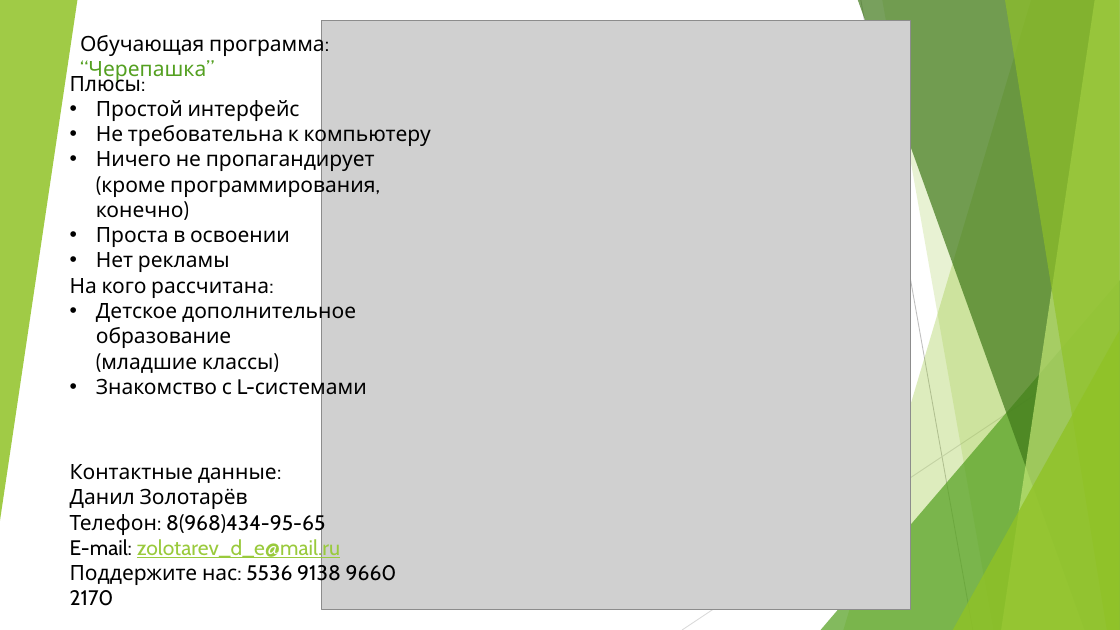
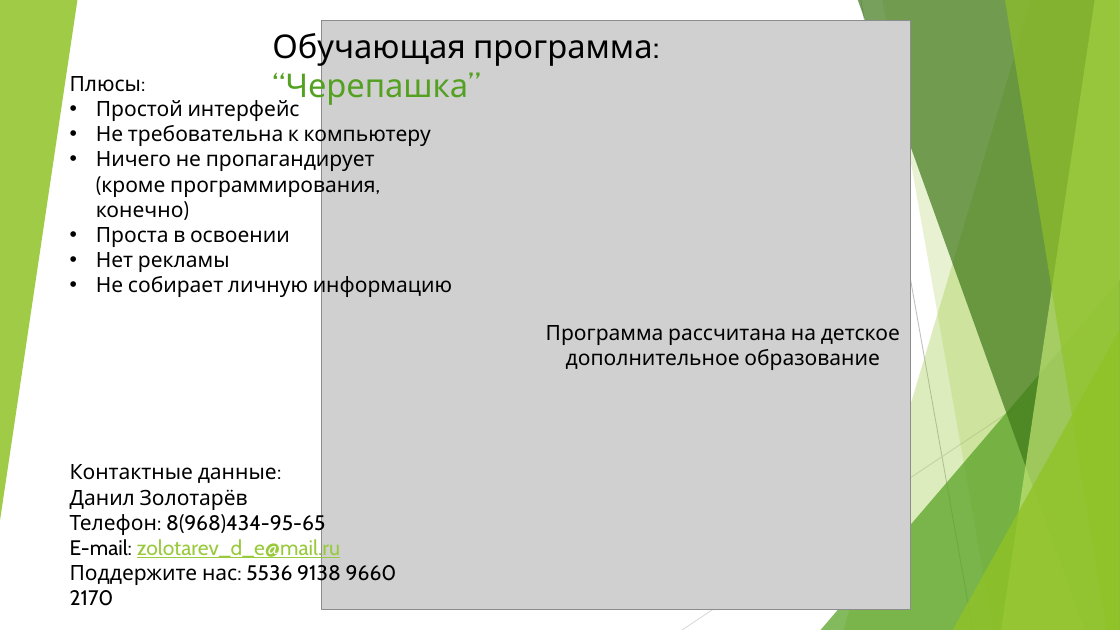
Before and after one commit to PushkinC/GUItoTurtle, a slide deck: slide 14 of GUItoTurtle.pptx (slide 15 before the commit). Drawn at 1120x630 pixels with LibreOffice and Linux fonts; fonts in the diff are those of the drawing; grey boxes stand for pictures. Boxes give left, top, right and bottom in pixels: in the first picture for what was removed or moved away, otherwise in the second. Text is boxed around its words. In the diff, an @@ line names an element or a change of style, - is before the commit and + after.

```diff
--- a/GUItoTurtle.pptx
+++ b/GUItoTurtle.pptx
@@ text "Обучающая программа: “Черепашка”": place and size @@
-text "Обучающая программа: “Черепашка”" at (80, 31, 329, 82)
+text "Обучающая программа: “Черепашка”" at (272, 28, 659, 105)
@@ text "Обучающая программа: “Черепашка”" at (272, 28, 659, 105): size 18 to 28 pt @@
@@ text at (96, 272, 452, 299): paragraph added @@
+• Не собирает личную информацию
@@ text at (546, 325, 900, 370): text changed @@
-На кого рассчитана:
-• Детское дополнительное образование
-  (младшие классы)
-• Знакомство с L-системами
+Программа рассчитана на детское дополнительное образование
```
Also in this commit, not shown: 9 other slides changed, 2 slides added, 2 slides removed, 8 other files.
